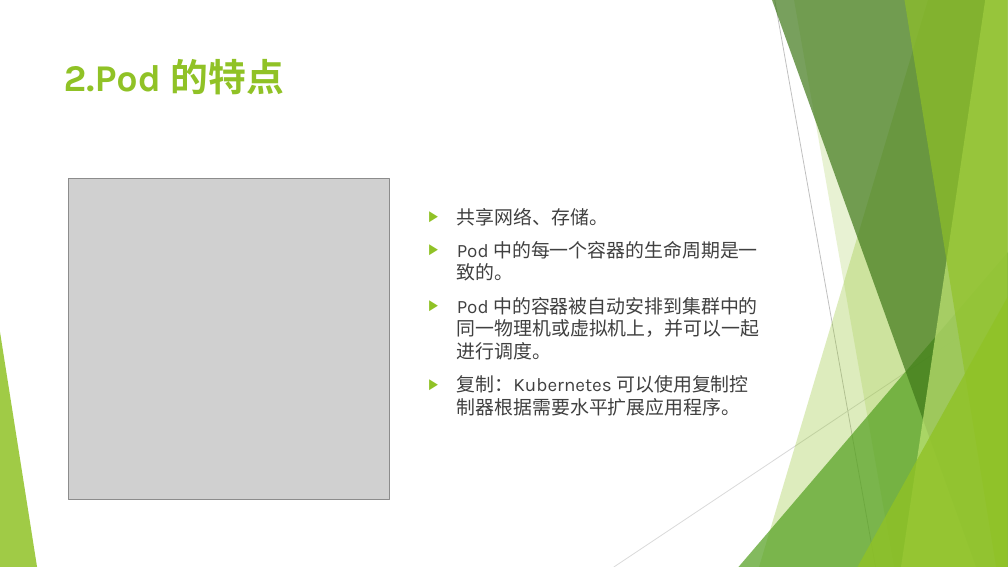
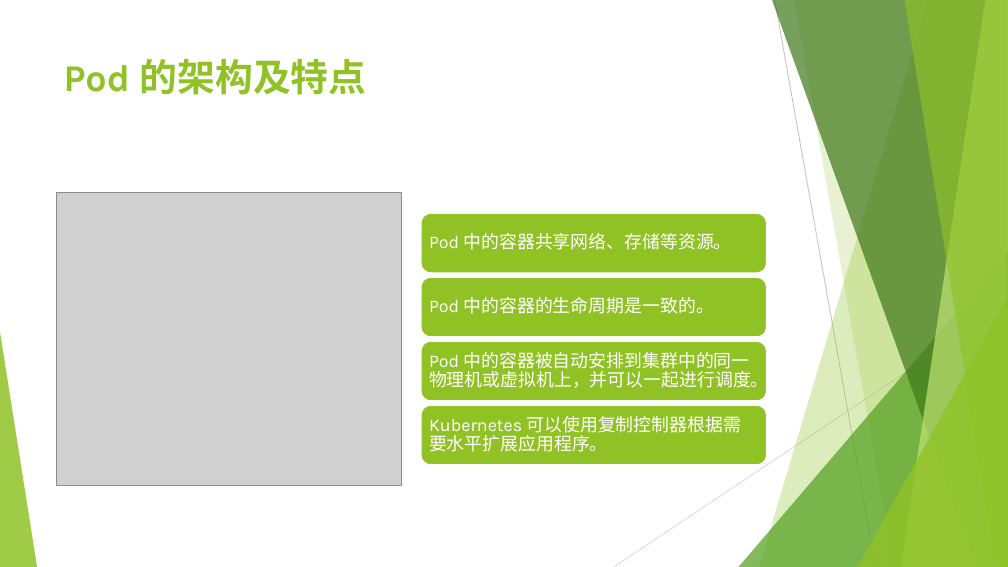
Before and after one commit to qinyudong89/qinyudong.github.io, a slide deck: slide 6 of _posts/k8s/Kubernetes原理.pptx (slide 4 before the commit). Drawn at 1008x567 pixels with LibreOffice and Linux fonts; fonts in the diff are those of the drawing; grey boxes stand for pictures. Boxes give left, top, right and bottom in pixels: in the first picture for what was removed or moved away, otherwise in the second. Text is boxed around its words. In the diff, an @@ line names an element or a change of style, - is before the commit and + after.

Commit message:
feat: k8s file update

```diff
--- a/_posts/k8s/Kubernetes原理.pptx
+++ b/_posts/k8s/Kubernetes原理.pptx
@@ title at (64,59,367,95): text changed @@
-2.Pod 的特点
+Pod 的架构及特点
@@ picture: place and size @@
-picture at (69,178,389,499)
+picture at (56,193,402,485)
@@ text removed at (457,208,759,416) @@
-▶ 共享网络、存储。
-▶ Pod 中的每一个容器的生命周期是一致的。
-▶ Pod 中的容器被自动安排到集群中的同一物理机或虚拟机上，并可以一起进行调度。
-▶ 复制：Kubernetes 可以使用复制控制器根据需要水平扩展应用程序。
@@ group added at (421,213,769,465): 4 rounded rectangles, 4 texts @@
+Pod 中的容器共享网络、存储等资源。
+Pod 中的容器的生命周期是一致的。
+Pod 中的容器被自动安排到集群中的同一物理机或虚拟机上，并可以一起进行调度。
+Kubernetes 可以使用复制控制器根据需要水平扩展应用程序。
```
Also in this commit, not shown: 6 other slides changed, 14 slides added.
